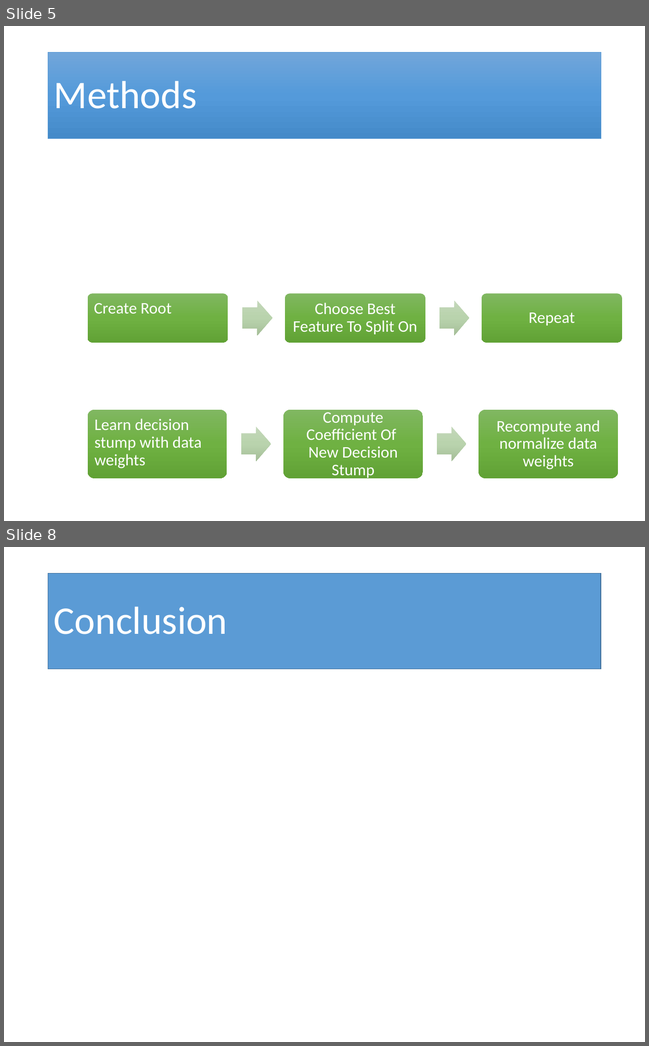
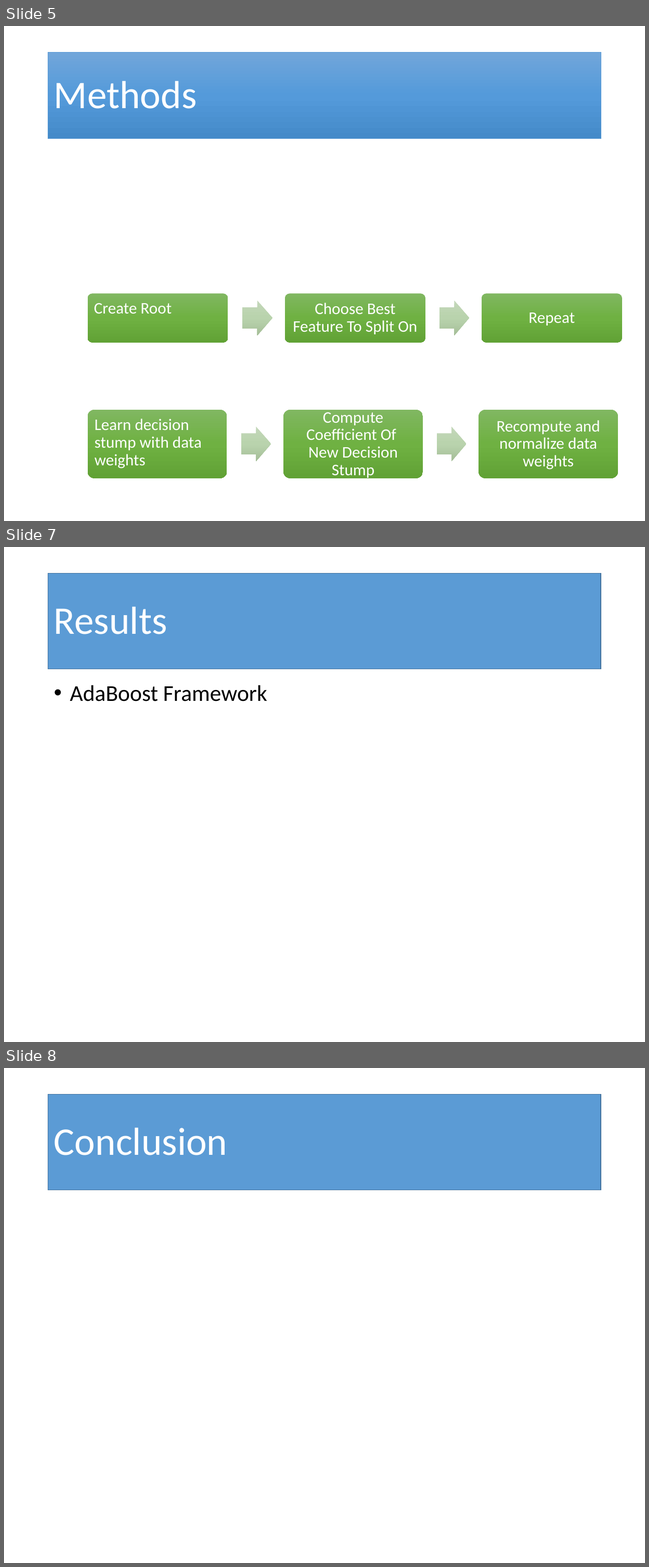
Before and after one commit to leem42/cse446, a slide deck: src/ml_final_project/PosterPresentation.pptx. Shown one above the other, each under a label of ours: slides 5 and 8 before the commit, slides 5, 7 and 8 after it; the slides between them are not shown. The pictures are 649x1046 and 649x1567 pixels, drawn with LibreOffice and Linux fonts; fonts in the diff are those of the drawing; grey boxes stand for pictures. Boxes give left, top, right and bottom in pixels: in the first picture for what was removed or moved away, otherwise in the second. Text is boxed around its words. In the diff, an @@ line names an element or a change of style, - is before the commit and + after.

```diff
--- a/src/ml_final_project/PosterPresentation.pptx
+++ b/src/ml_final_project/PosterPresentation.pptx
@@ slide 7 added at (4, 547, 645, 1042), background #FFFFFF @@
@@ title added at (48, 573, 601, 669), fill #5B9BD5, outline #43739E 1 pt, 48.4 pt, text #FFFFFF @@
+Results
@@ text added at (70, 685, 267, 701), 28 pt, text #000000 @@
+• AdaBoost Framework
```
Also in this commit, not shown: 2 slides changed, 1 slide removed, 2 other files.
